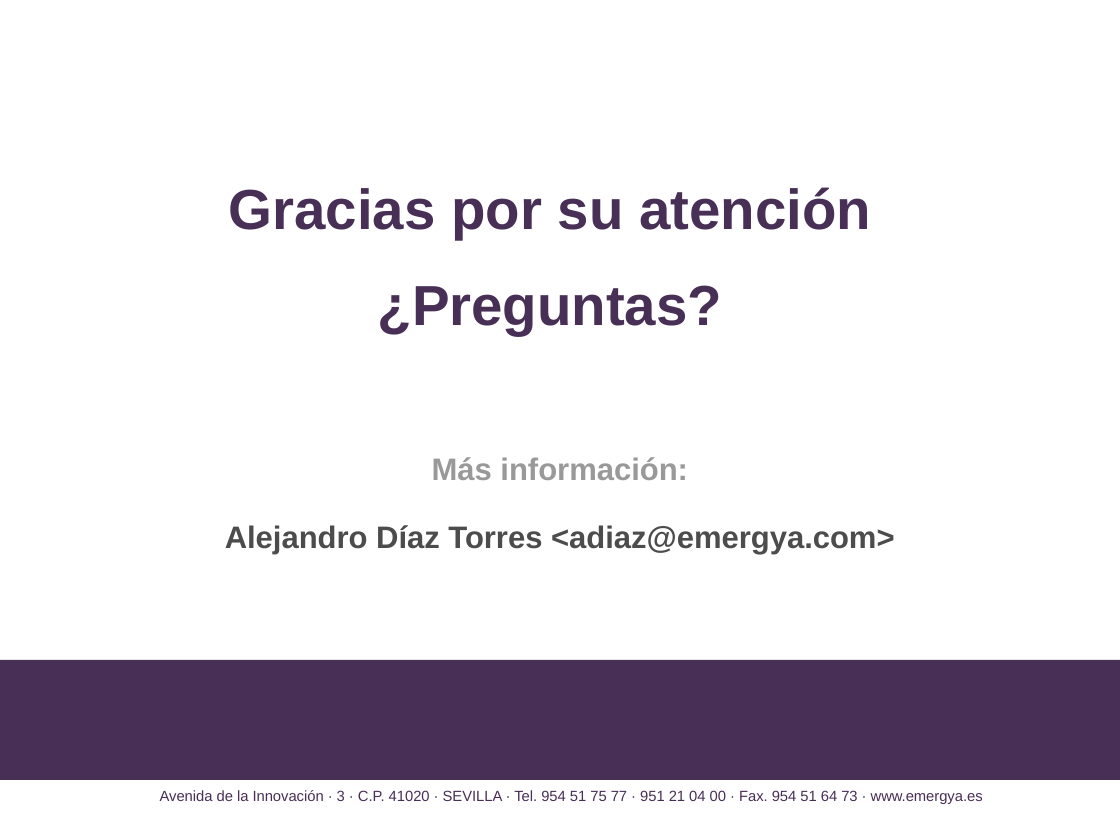
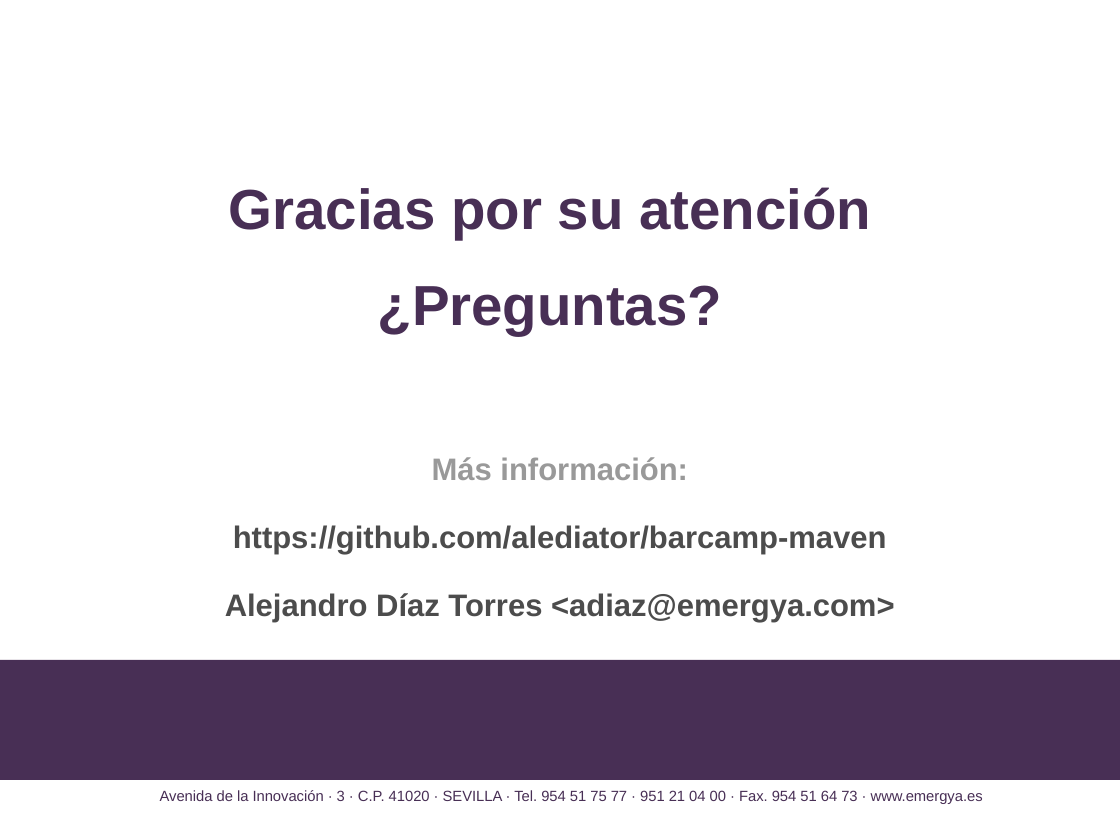
Before and after one commit to alediator/barcamp-maven, a slide deck: slide 22 of doc/slideshare_introduccion.odp (slide 23 before the commit). Drawn at 1120x840 pixels with LibreOffice and Linux fonts; fonts in the diff are those of the drawing; background and template pictures are left out. Boxes give left, top, right and bottom in pixels: in the first picture for what was removed or moved away, otherwise in the second. Text is boxed around its words. In the diff, an @@ line names an element or a change of style, - is before the commit and + after.

```diff
--- a/doc/slideshare_introduccion.odp
+++ b/doc/slideshare_introduccion.odp
@@ text at (x1=233, y1=525, x2=887, y2=554): paragraph added @@
+https://github.com/alediator/barcamp-maven
```
Also in this commit, not shown: 5 other slides changed, 16 slides added, 17 slides removed, 14 other files.
